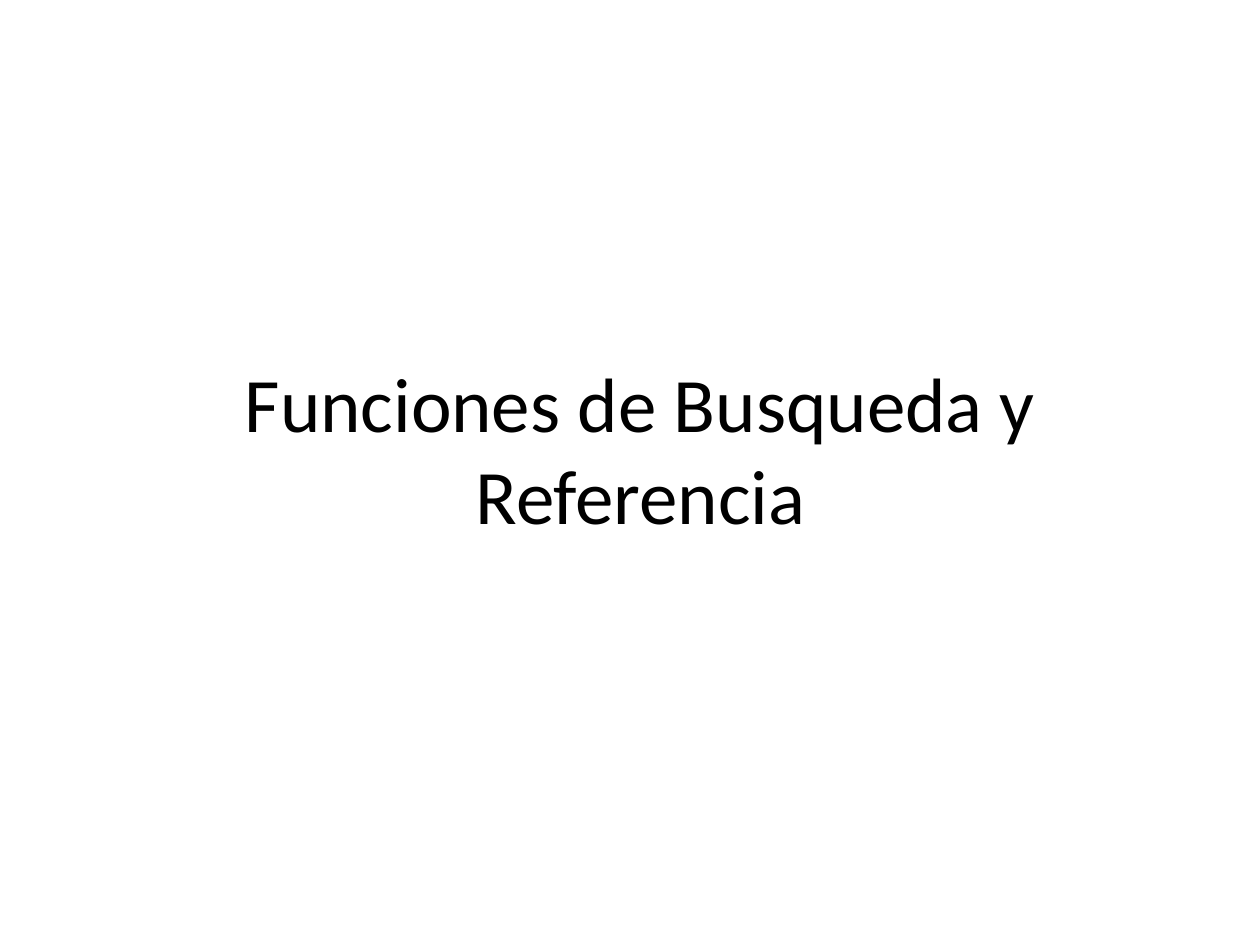
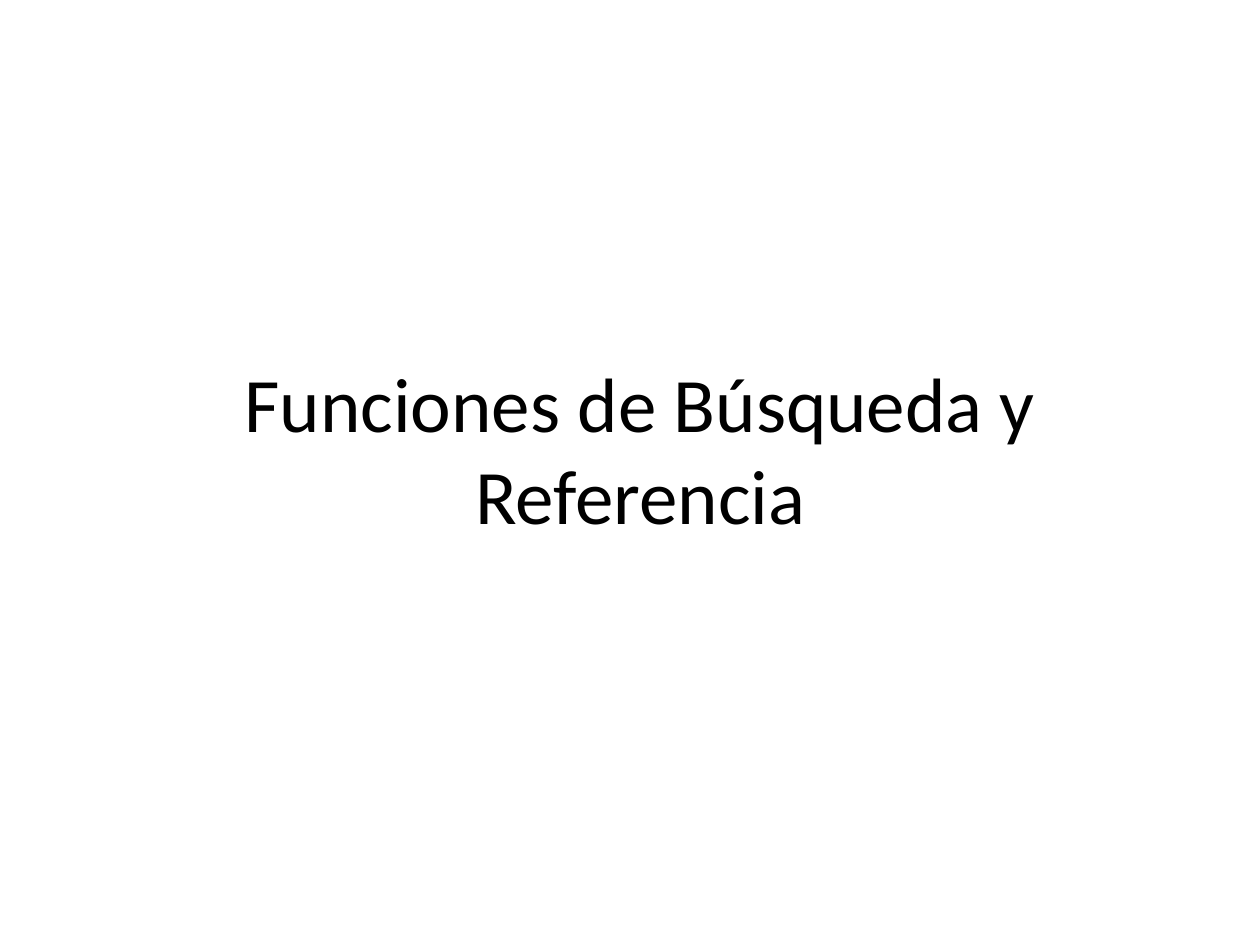
Before and after one commit to kleberloayzacastro/universidad, a slide deck: slide 1 of 2015-2016/clases/computacion_aplicada_2/clase_5/clase_5.pptx. Drawn at 1260x945 pixels with LibreOffice and Linux fonts; fonts in the diff are those of the drawing; background and template pictures are left out. Boxes give left, top, right and bottom in pixels: in the first picture for what was removed or moved away, otherwise in the second. Text is boxed around its words. In the diff, an @@ line names an element or a change of style, - is before the commit and + after.

```diff
--- a/2015-2016/clases/computacion_aplicada_2/clase_5/clase_5.pptx
+++ b/2015-2016/clases/computacion_aplicada_2/clase_5/clase_5.pptx
@@ text at <box>245,378,1035,525</box>: text changed @@
-Funciones de Busqueda y Referencia
+Funciones de Búsqueda y Referencia
```
Also in this commit, not shown: 3 slides added, 1 slide removed, 3 other files.
